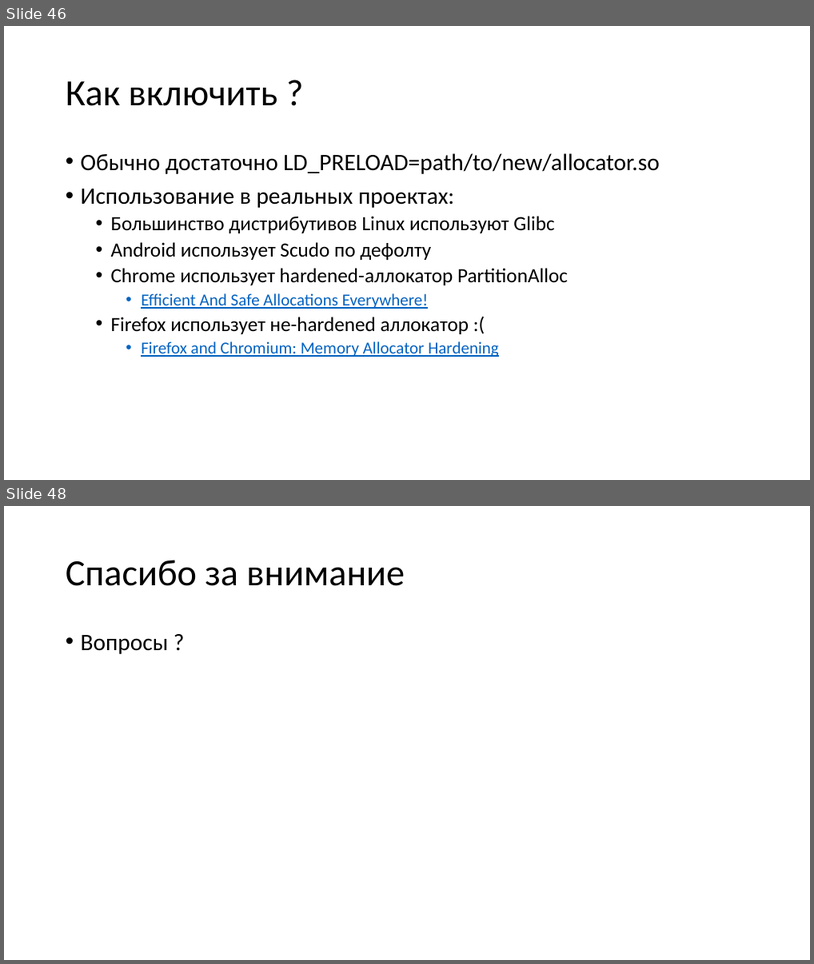
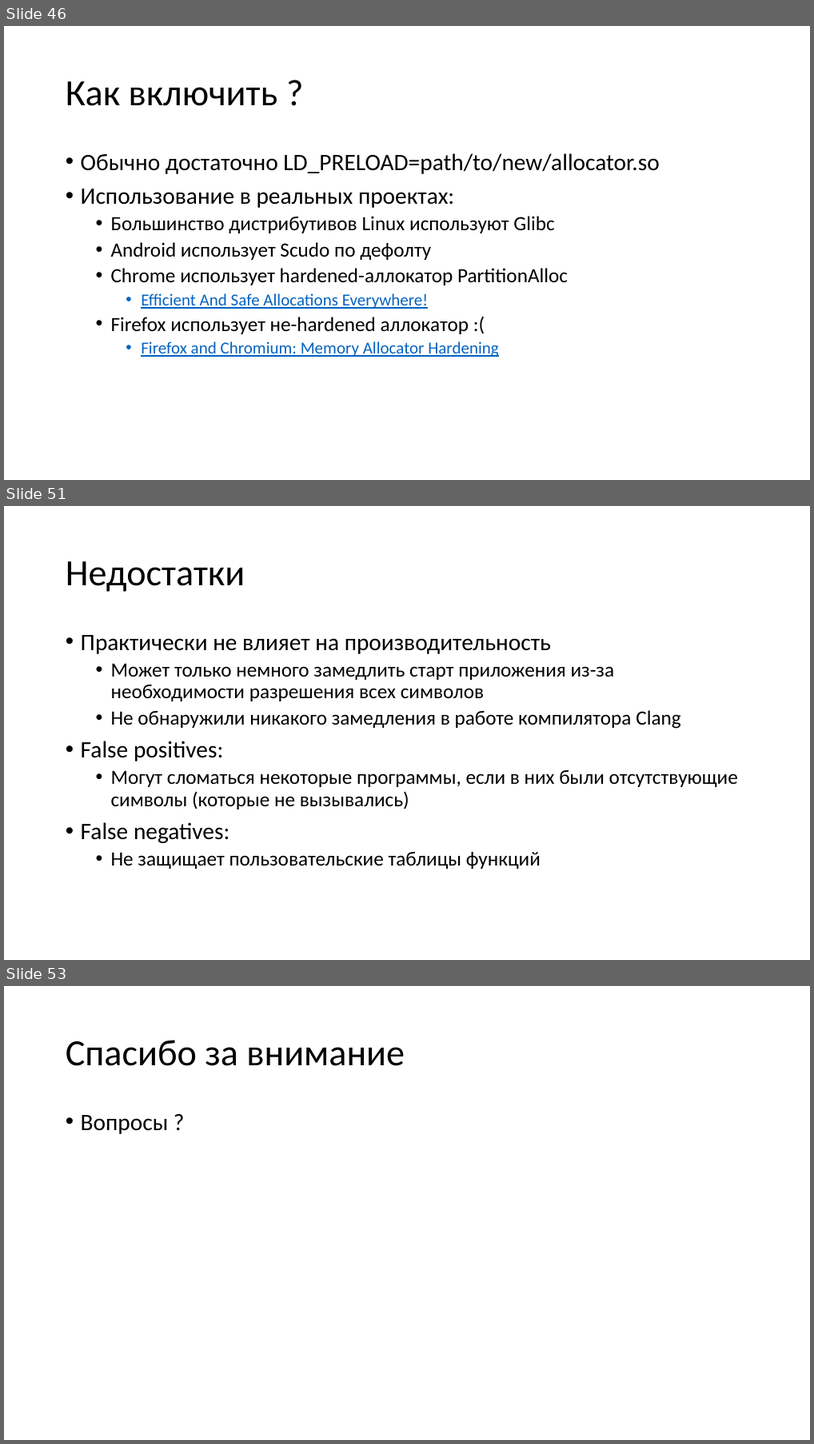
Before and after one commit to yugr/slides, a slide deck: CppZeroCost/2025/RU.pptx. Shown one above the other, each under a label of ours: slides 46 and 48 before the commit, slides 46, 51 and 53 after it; the slides between them are not shown. The pictures are 814x964 and 814x1444 pixels, drawn with LibreOffice and Linux fonts; fonts in the diff are those of the drawing. Boxes give left, top, right and bottom in pixels: in the first picture for what was removed or moved away, otherwise in the second. Text is boxed around its words. In the diff, an @@ line names an element or a change of style, - is before the commit and + after.

```diff
--- a/CppZeroCost/2025/RU.pptx
+++ b/CppZeroCost/2025/RU.pptx
@@ slide 51 added at box(4, 506, 810, 960), background #FFFFFF @@
@@ title added at box(66, 561, 245, 592), 44 pt, text #000000 @@
+Недостатки
@@ text added at box(81, 635, 738, 868), 24 pt, text #000000 @@
+• Практически не влияет на производительность
+  • Может только немного замедлить старт приложения из-за необходимости разрешения всех символов
+  • Не обнаружили никакого замедления в работе компилятора Clang
+• False positives:
+  • Могут сломаться некоторые программы, если в них были отсутствующие символы (которые не вызывались)
+• False negatives:
+  • Не защищает пользовательские таблицы функций
@@ what was slide 48 is now slide 53 @@
```
Also in this commit, not shown: 2 slides changed, 4 other slides added, 1 other file.
